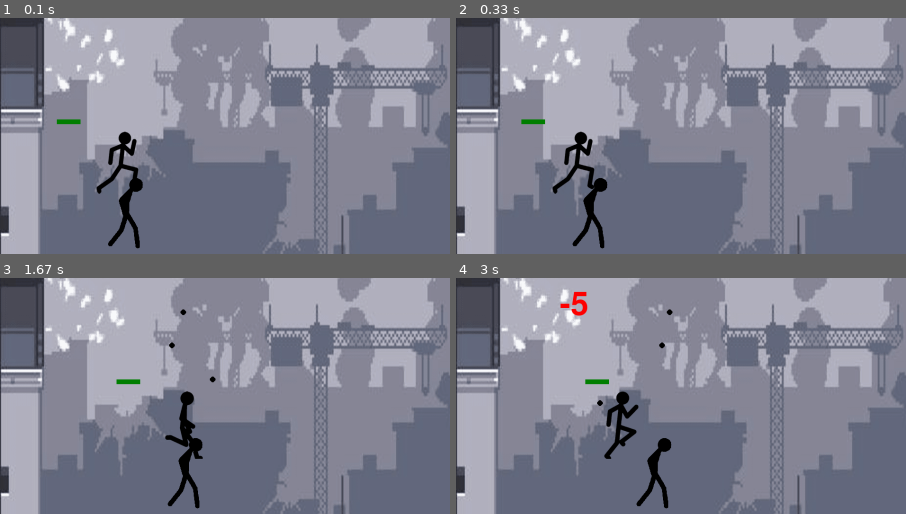
Above: before the commit, frames 1-4 (two rows, left to right).
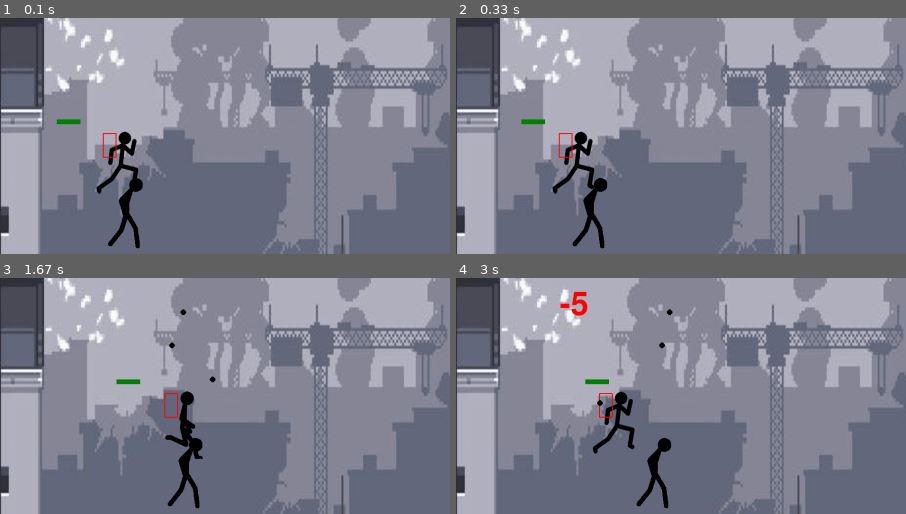
Above: after the commit, the same moments.

Repository: joanjuz/Proyecto2Datos1
Game: pygame game, started from Pygame/main.py
The game is run twice, just before and just after one commit, with the same random seed, the same clock (stepped at 60 frames per second) and the same inputs.
Inputs:
- Up to frame 1 (0.1 s): no input
- Up to frame 2 (0.33 s): no input
- Up to frame 3 (1.67 s): hold Right 0.33-0.8 s; hold Up 0.83-1.13 s; tap Space at 0.9, 1.23, 1.53 s; hold Right 1.17-1.63 s
- Up to frame 4 (3 s): hold Left 1.67-2.2 s; tap Space at 1.73, 2.03 s
The pictures show only the part of the screen within x 0-50%, y 18-68%; the shares and areas given below are measured in that part.

The runs differ from the first frame. In frame 1, 0.1% of the frame differs, in the area x 22-26%, y 48-60%; in frame 2, 0.1%; in frame 3, 0.1%; in frame 4, 1.0%, in the area x 30-41%, y 47-77%.

Commit message:
movimiento en toda la pantalla en x

Diff:
--- a/Pygame/main.py
+++ b/Pygame/main.py
@@ -42,7 +42,7 @@
         self.hitbox = (self.x + 17, self.y + 11, 29, 52)
 
     def draw(self, win):
-        if self.walkCount + 1 >= 27:
+        if self.walkCount + 1 >= 20:
             self.walkCount = 0
 
         if not (self.standing):
@@ -58,7 +58,7 @@
             else:
                 win.blit(walkLeft[0], (self.x, self.y))
         self.hitbox = (self.x + 17, self.y + 11, 29, 52)
-        # pygame.draw.rect(win, (255,0,0), self.hitbox,2)
+        pygame.draw.rect(win, (255,0,0), self.hitbox,2)
 
     def hit(self):
         self.isJump = False
@@ -228,7 +228,7 @@
         man.left = True
         man.right = False
         man.standing = False
-    elif keys[pygame.K_RIGHT] and man.x < 500 - man.width - man.vel:
+    elif keys[pygame.K_RIGHT] and man.x < 1900 - man.width - man.vel:
         man.x += man.vel
         man.right = True
         man.left = False
